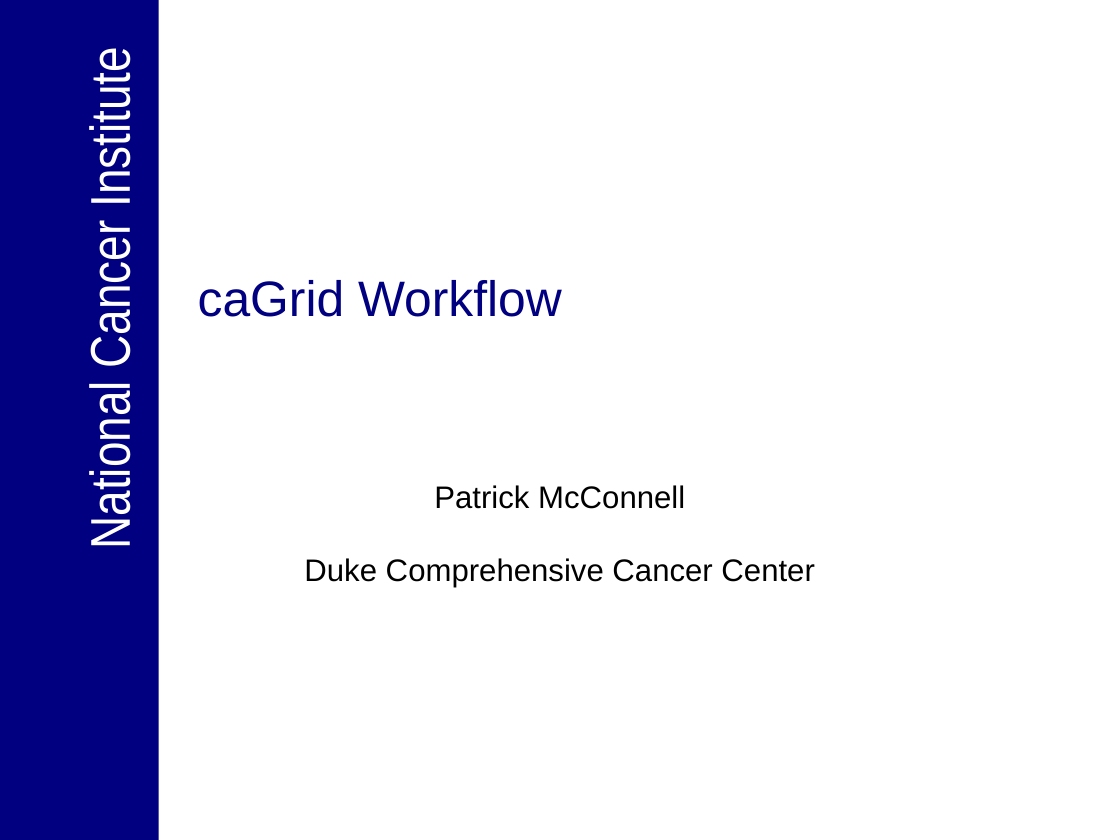
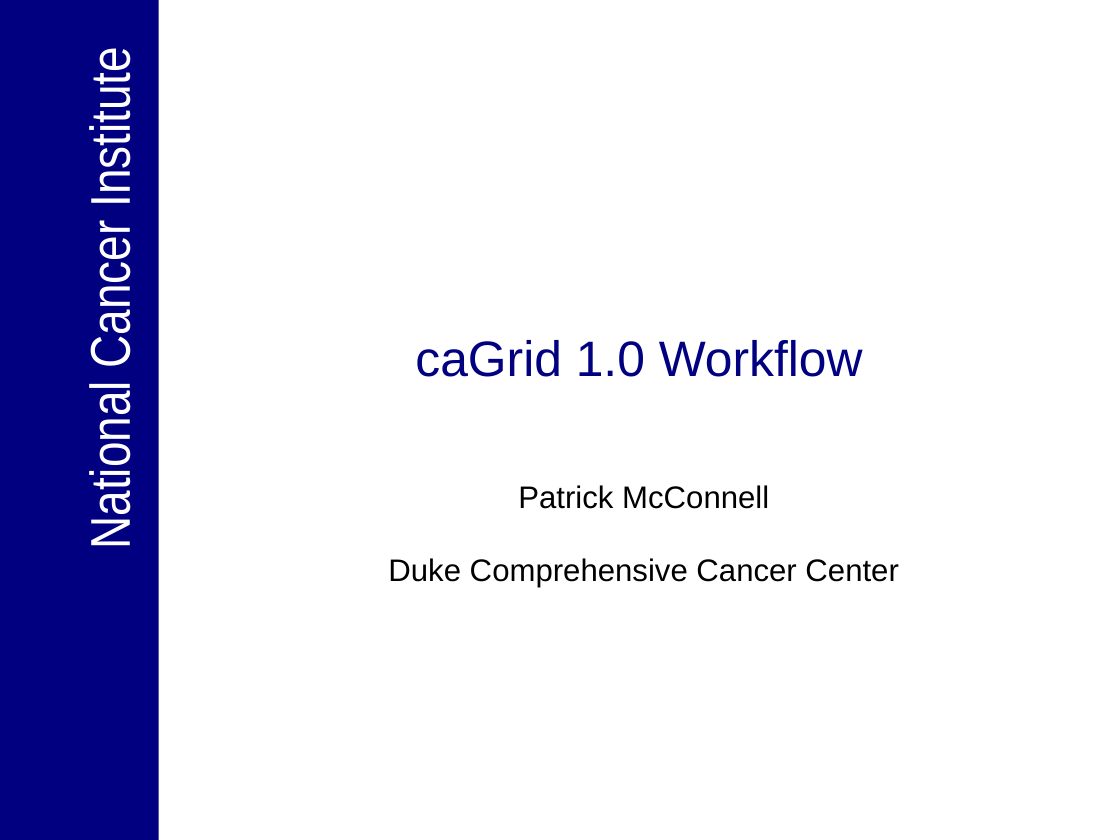
Before and after one commit to NCIP/cagrid-portal, a slide deck: slide 1 of cagrid-1-0/Documentation/presentations/20060918_ICR/workflow_icr_f2f_2006_09_18.ppt. Drawn at 1120x840 pixels with LibreOffice and Linux fonts; fonts in the diff are those of the drawing; background and template pictures are left out. Boxes give left, top, right and bottom in pixels: in the first picture for what was removed or moved away, otherwise in the second. Text is boxed around its words. In the diff, an @@ line names an element or a change of style, - is before the commit and + after.

```diff
--- a/cagrid-1-0/Documentation/presentations/20060918_ICR/workflow_icr_f2f_2006_09_18.ppt
+++ b/cagrid-1-0/Documentation/presentations/20060918_ICR/workflow_icr_f2f_2006_09_18.ppt
@@ title at [415,340,863,377]: text changed @@
-caGrid Workflow
+caGrid 1.0 Workflow
@@ subtitle "Patrick McConnell": place and size @@
-subtitle "Patrick McConnell" at [304,485,814,587]
+subtitle "Patrick McConnell" at [388,485,898,587]
```
Also in this commit, not shown: 1 other slide changed, 26 slides added.
